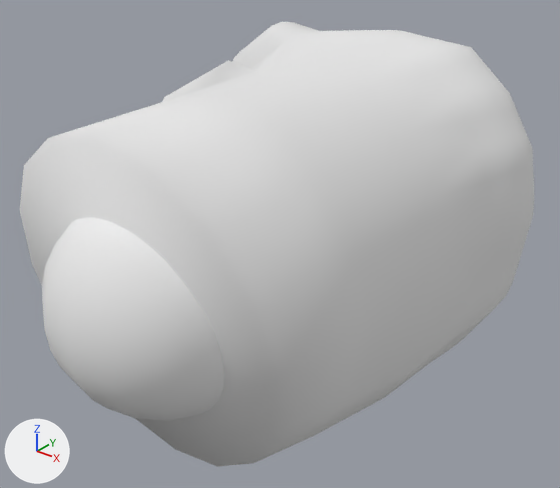
A saved change to the OBJ model app/simspark/models/lshank.obj.
One viewpoint serves both versions: a camera (50 mm lens) standing at (1.49, -2.0, 1.21) and looking at (-0.1, -0.01, -0.02). Every picture has the same lights, and +X, +Y and +Z are marked at lower left. Where no turn or scale is listed for an object, it has been applied to the vertices.

Objects in the first picture: 'shank.001_Circle.002'.
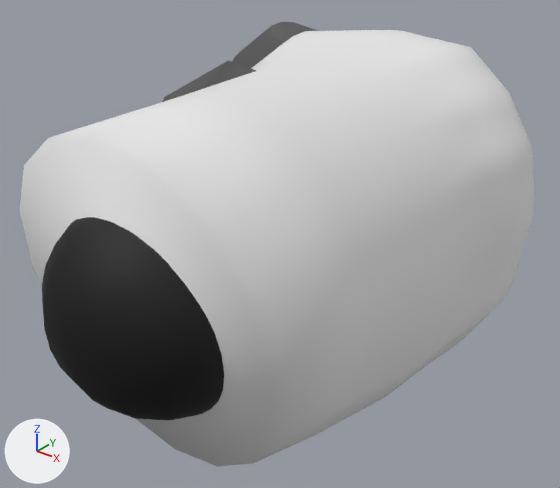
Commit message: fix bug

Pixel boxes [x1, y1, x2, y2] of what changed, in the pictures (560 x 488 px):
'shank.001_Circle.002', recoloured, surface changed (white to black): [39, 22, 321, 423] in both

The edits, one by one:
Material 'matTeam' (mat_matteam) changes colour from white #e7e7e7 to dark grey #595959; in linear values from (0.8, 0.8, 0.8) to (0.1, 0.1, 0.1).
Material 'naoblack' (mat_naoblack) changes colour from white #e7e7e7 to black #000000; in linear values from (0.8, 0.8, 0.8) to (0.0, 0.0, 0.0).
In material 'naoblack' (mat_naoblack), roughness goes from 1.0 to 0.69.
